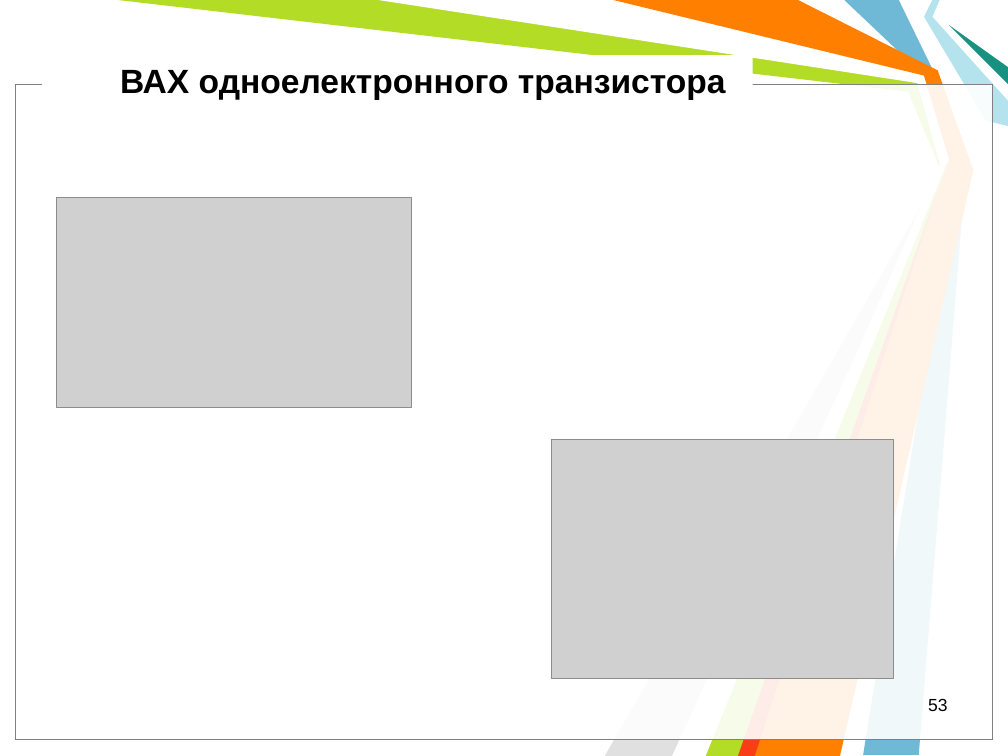
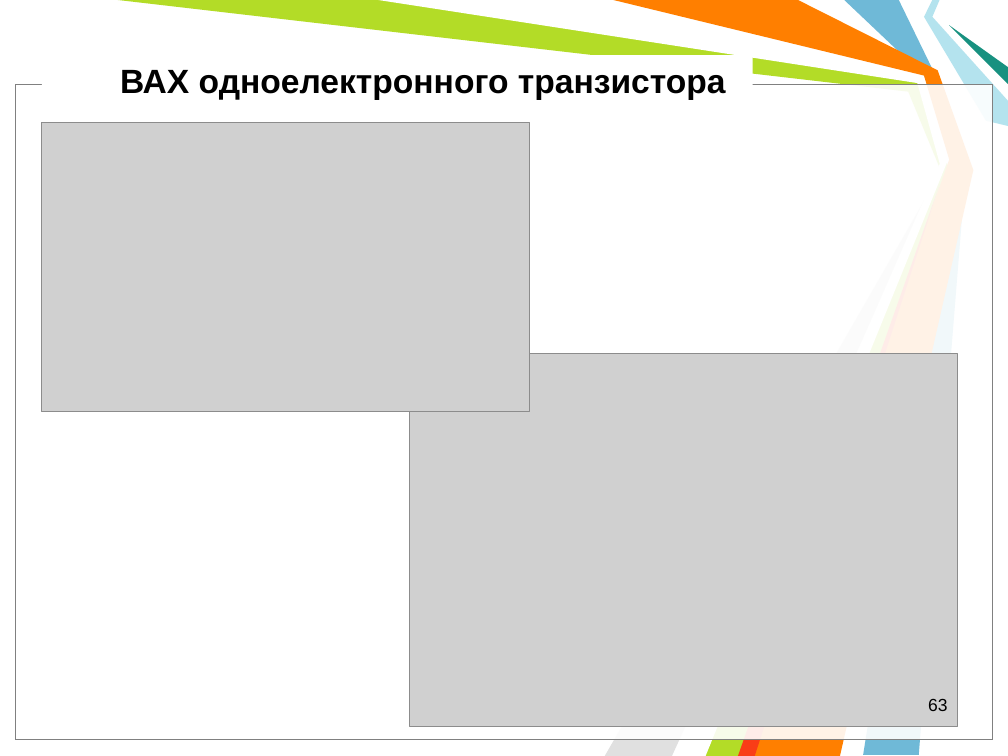
Before and after one commit to l432/NMK, a slide deck: slide 63 of Lecture/Nanoelectronika/Present/NanoelectronV2.ppt (slide 53 before the commit). Drawn at 1008x756 pixels with LibreOffice and Linux fonts; fonts in the diff are those of the drawing; grey boxes stand for pictures; background and template pictures are left out. Boxes give left, top, right and bottom in pixels: in the first picture for what was removed or moved away, otherwise in the second. Text is boxed around its words. In the diff, an @@ line names an element or a change of style, - is before the commit and + after.

```diff
--- a/Lecture/Nanoelectronika/Present/NanoelectronV2.ppt
+++ b/Lecture/Nanoelectronika/Present/NanoelectronV2.ppt
@@ picture: place and size @@
-picture at [56,198,412,408]
+picture at [41,123,530,411]
@@ picture: place and size @@
-picture at [551,439,894,678]
+picture at [409,354,958,726]
@@ page number at [928,699,947,711]: text changed @@
-53
+63
```
Also in this commit, not shown: 4 other slides changed, 11 slides added, 3 other files.
